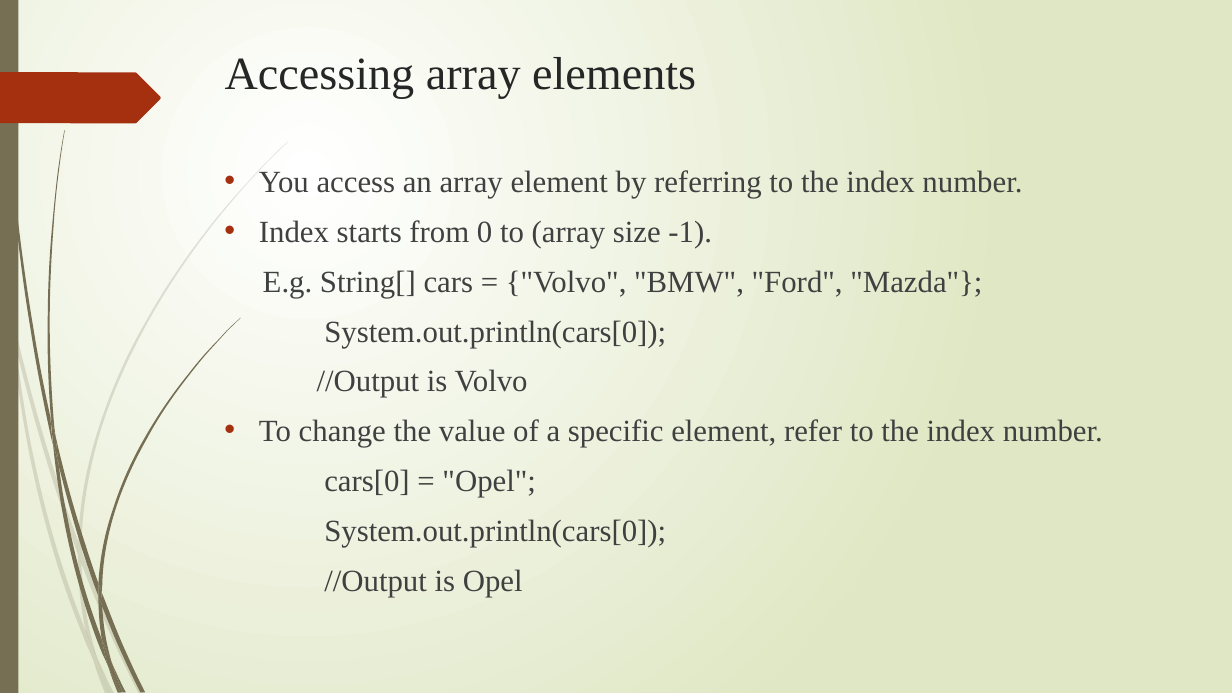
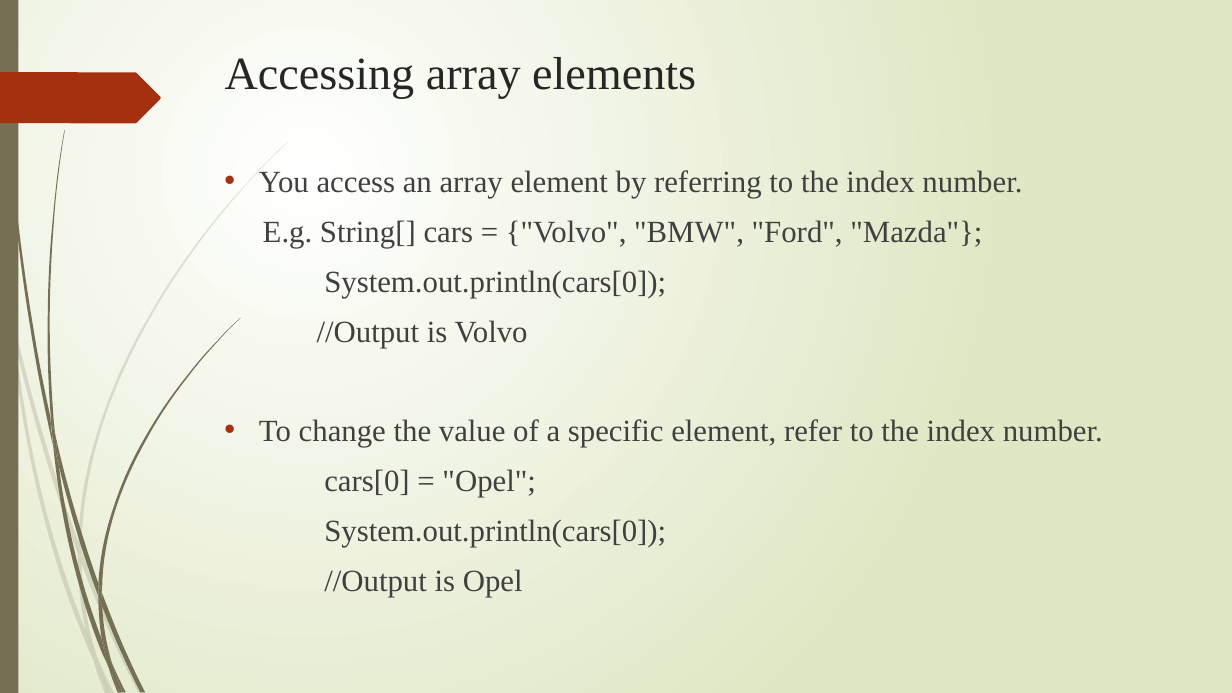
Before and after one commit to Adarsha-1/Group-6, a slide deck: slide 7 of arraysnew.pptx. Drawn at 1232x693 pixels with LibreOffice and Linux fonts; fonts in the diff are those of the drawing. Boxes give left, top, right and bottom in pixels: in the first picture for what was removed or moved away, otherwise in the second. Text is boxed around its words. In the diff, an @@ line names an element or a change of style, - is before the commit and + after.

```diff
--- a/arraysnew.pptx
+++ b/arraysnew.pptx
@@ text at [259, 220, 712, 248]: paragraph removed @@
-• Index starts from 0 to (array size -1).
```
Also in this commit, not shown: 5 other slides changed, 1 slide added.
